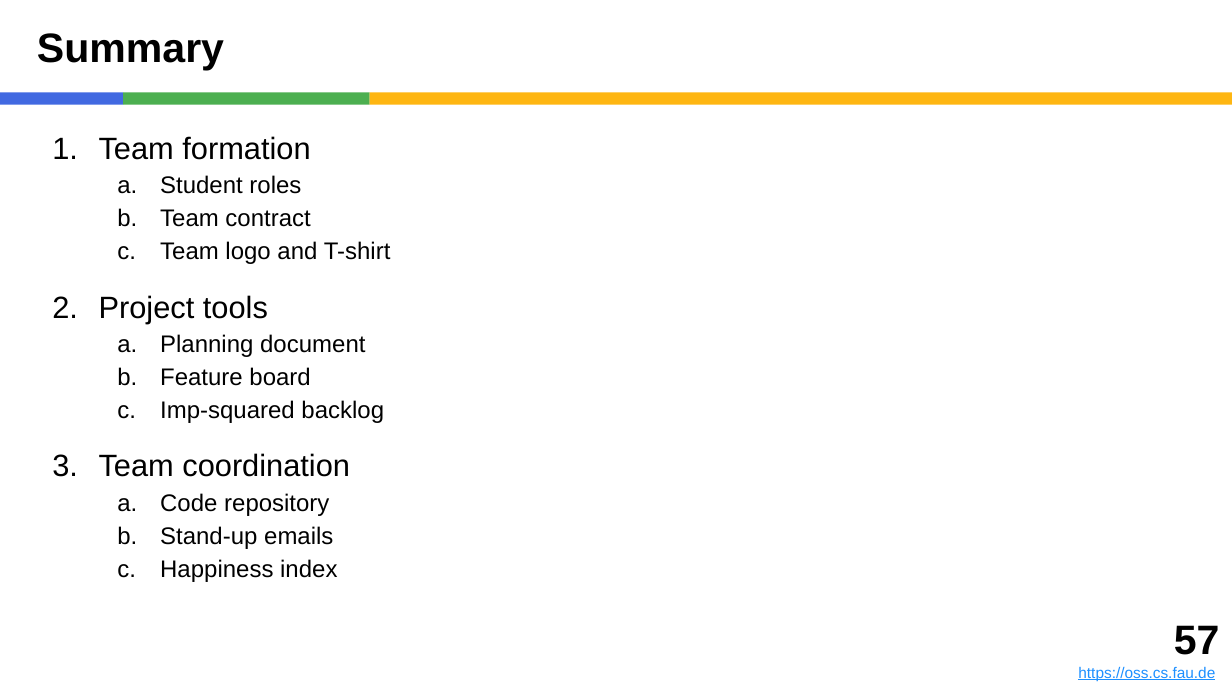
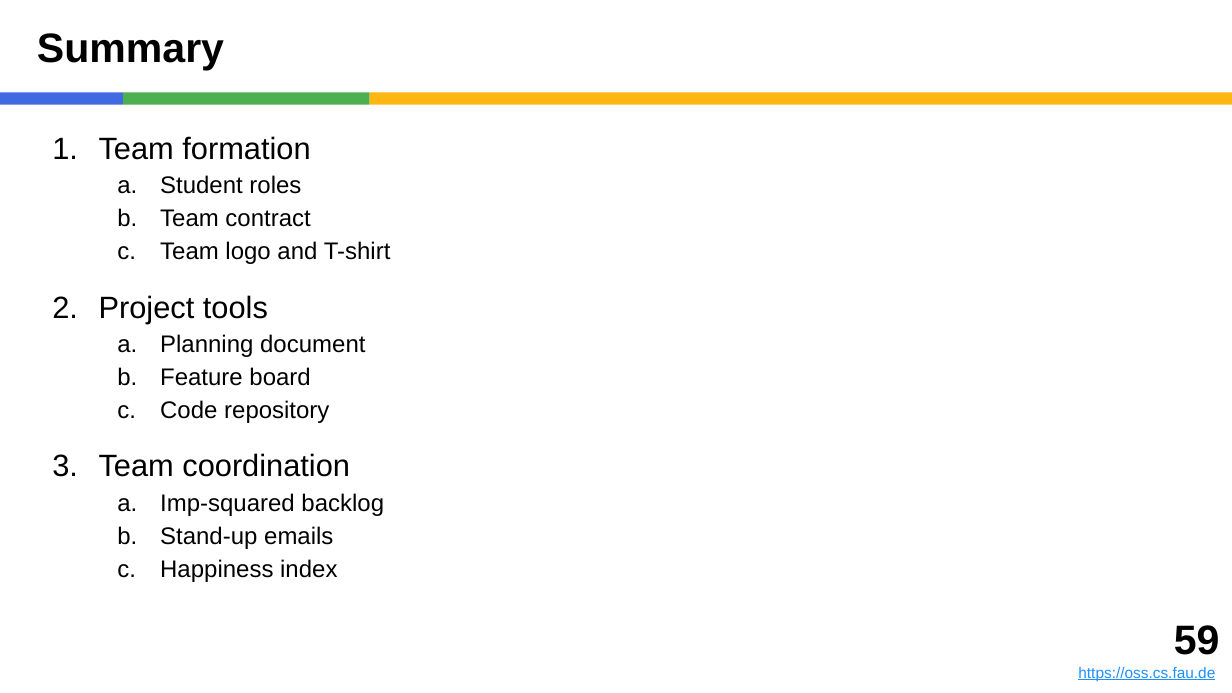
Before and after one commit to dirkriehle/amos-course, a slide deck: slide 59 of Lecture slides/AMOS B01 - Team and Tools.pptx (slide 57 before the commit). Drawn at 1232x693 pixels with LibreOffice and Linux fonts; fonts in the diff are those of the drawing. Boxes give left, top, right and bottom in pixels: in the first picture for what was removed or moved away, otherwise in the second. Text is boxed around its words. In the diff, an @@ line names an element or a change of style, - is before the commit and + after.

```diff
--- a/Lecture slides/AMOS B01 - Team and Tools.pptx
+++ b/Lecture slides/AMOS B01 - Team and Tools.pptx
@@ text at bbox=[99, 400, 350, 477]: paragraphs added @@
+  c. Code repository
+3. Team coordination
@@ text at bbox=[99, 453, 350, 516]: paragraphs removed @@
-3. Team coordination
-  a. Code repository
@@ text at bbox=[1174, 625, 1220, 655]: text changed @@
-57
+59
```
Also in this commit, not shown: 9 other slides changed, 3 slides added, 1 slide removed, 15 other files.
